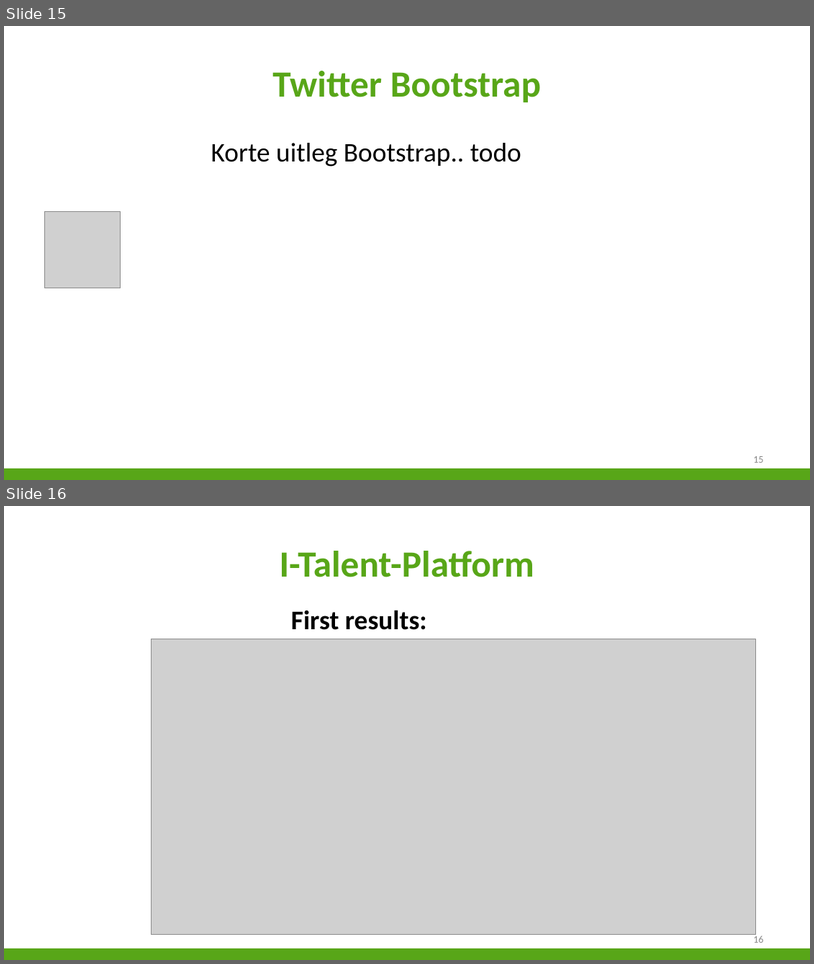
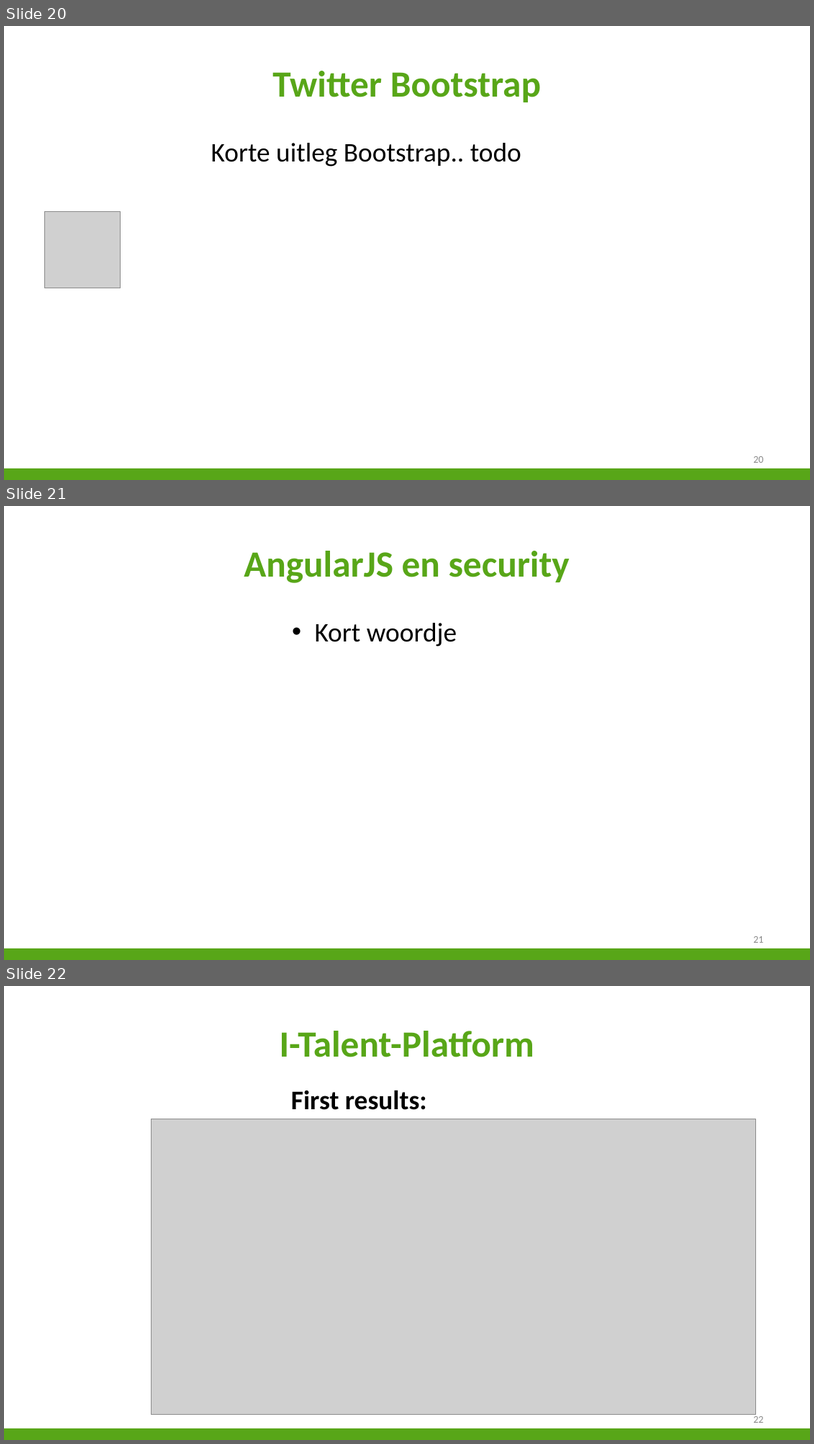
Before and after one commit to niekvandael/iTalent, a slide deck: italent/documents/Presentatie/Presentatie.pptx. Shown one above the other, each under a label of ours: slides 15 and 16 before the commit, slides 20, 21 and 22 after it. The pictures are 814x964 and 814x1444 pixels, drawn with LibreOffice and Linux fonts; fonts in the diff are those of the drawing; grey boxes stand for pictures; background and template pictures are left out. Boxes give left, top, right and bottom in pixels: in the first picture for what was removed or moved away, otherwise in the second. Text is boxed around its words. In the diff, an @@ line names an element or a change of style, - is before the commit and + after.

```diff
--- a/italent/documents/Presentatie/Presentatie.pptx
+++ b/italent/documents/Presentatie/Presentatie.pptx
@@ slide 21 added at <box>4,506,810,960</box>, background #FFFFFF; not listed: 1 template element that a slide beside it also shows @@
@@ title added at <box>244,551,570,583</box>, 44 pt, text #58A618, bold @@
+AngularJS en security
@@ text added at <box>315,623,457,646</box>, 32 pt, text #000000 @@
+• Kort woordje
@@ page number added at <box>754,936,764,942</box>, 12 pt, text #898989 @@
+21
@@ what was slide 15 is now slide 20 @@
@@ page number at <box>754,456,764,462</box>: text changed @@
-15
+20
@@ what was slide 16 is now slide 22 @@
@@ page number at <box>754,1414,764,1422</box>: text changed @@
-16
+22
```
Also in this commit, not shown: 5 other slides added.
